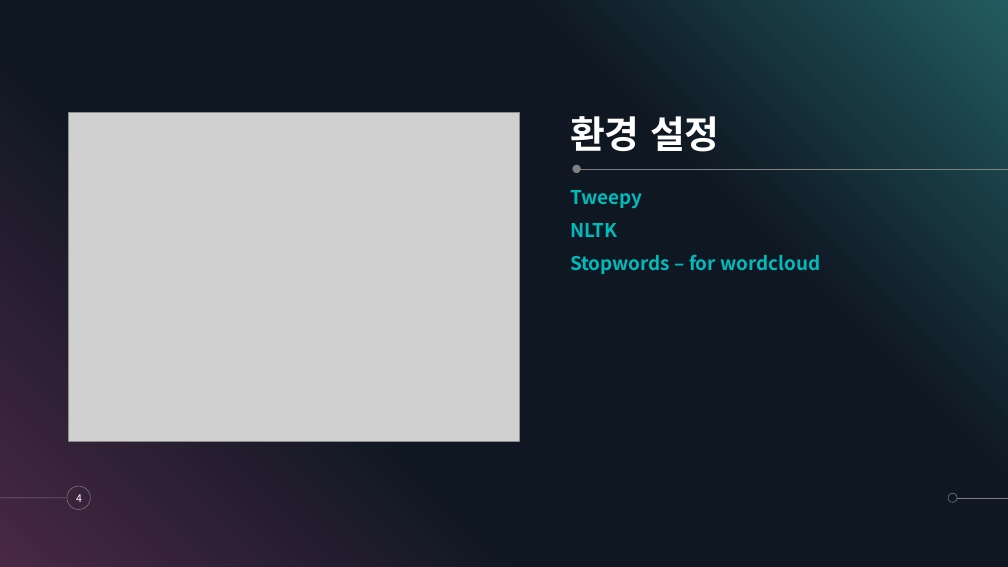
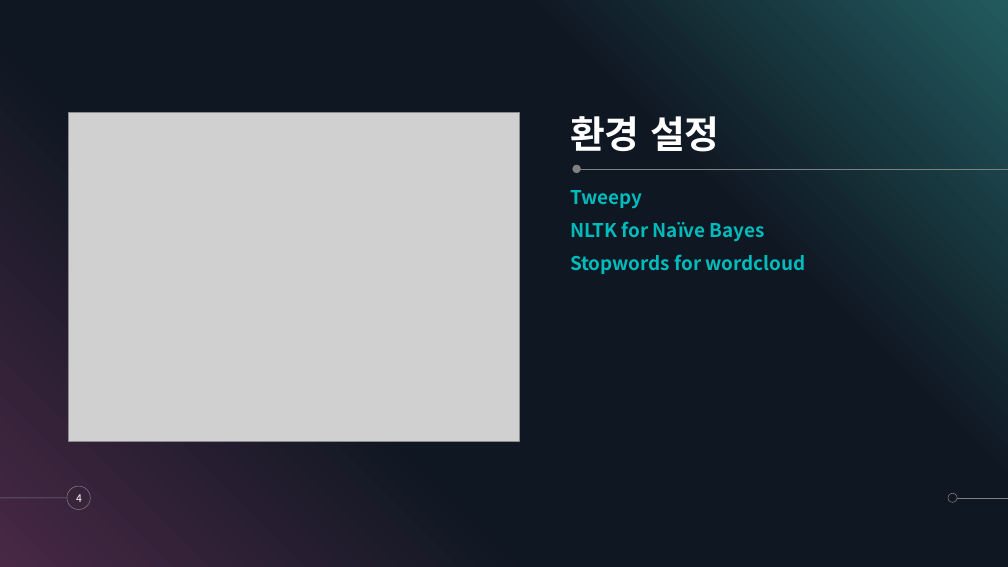
Before and after one commit to lsw6684/NLP_ML_Project, a slide deck: slide 4 of images/readMe.pptx. Drawn at 1008x567 pixels with LibreOffice and Linux fonts; fonts in the diff are those of the drawing; grey boxes stand for pictures. Boxes give left, top, right and bottom in pixels: in the first picture for what was removed or moved away, otherwise in the second. Text is boxed around its words. In the diff, an @@ line names an element or a change of style, - is before the commit and + after.

```diff
--- a/images/readMe.pptx
+++ b/images/readMe.pptx
@@ text at (570, 221, 806, 274): text changed @@
-NLTK
-Stopwords – for wordcloud
+NLTK for Naïve Bayes
+Stopwords for wordcloud
```
Also in this commit, not shown: 7 other slides changed, 9 other files.
